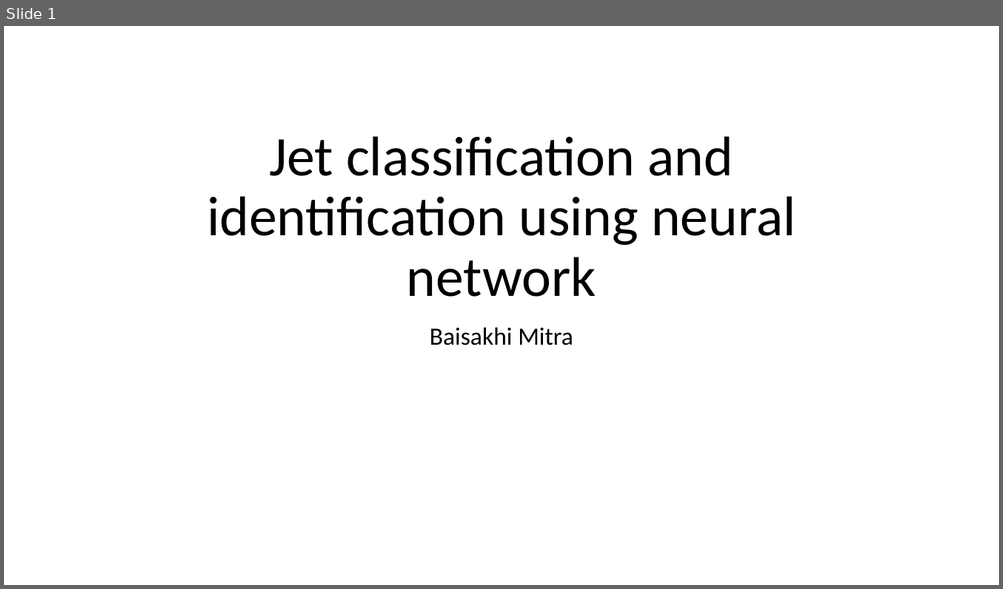
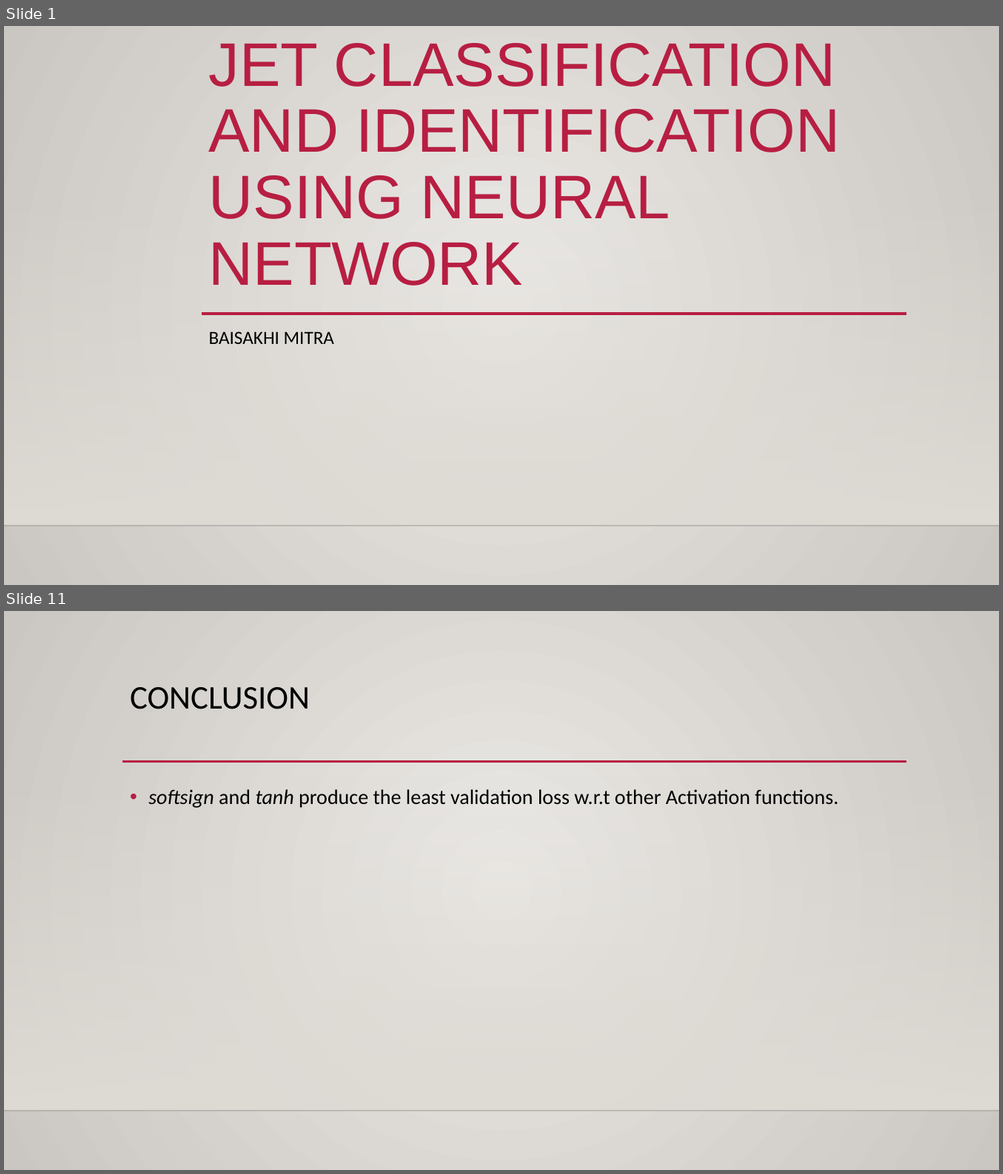
Before and after one commit to bmitraSLAC/NN-in-Jet-classification, a slide deck: Jet_Classifcation.pptx. Shown one above the other, each under a label of ours: slide 1 before the commit, slides 1 and 11 after it; the slides between them are not shown. The pictures are 1003x589 and 1003x1174 pixels, drawn with LibreOffice and Linux fonts; fonts in the diff are those of the drawing; background and template pictures are left out. Boxes give left, top, right and bottom in pixels: in the first picture for what was removed or moved away, otherwise in the second. Text is boxed around its words. In the diff, an @@ line names an element or a change of style, - is before the commit and + after.

```diff
--- a/Jet_Classifcation.pptx
+++ b/Jet_Classifcation.pptx
@@ slide 11 added at <box>4,611,999,1170</box>, background gradient #ECEAE7 to #CAC7C1; not listed: 2 template elements that a slide beside it also shows @@
@@ title added at <box>130,687,310,709</box>, 32 pt, text #000000 @@
+CONCLUSION
@@ line added from (122, 762) to (907, 762), #B71E42 2.5 pt @@
@@ text added at <box>148,789,838,808</box>, 20 pt, text #000000 @@
+• softsign and tanh produce the least validation loss w.r.t other Activation functions.
@@ slide 1 changed as well @@
@@ background #FFFFFF to gradient #ECEAE7 to #CAC7C1 @@
@@ title at <box>209,43,839,286</box>: text changed; size 54 to 59.4 pt; font Calibri to Arial; text colour #000000 to #B71E42 @@
-Jet classification and identification using neural network
+JET CLASSIFICATION AND IDENTIFICATION USING NEURAL NETWORK
@@ rectangle added at <box>4,191,999,526</box>, fill gradient #DFDBD5 @@
@@ line added from (201, 314) to (906, 314), #B71E42 2.5 pt @@
@@ subtitle at <box>209,332,334,344</box>: text changed; size 24 to 18 pt @@
-Baisakhi Mitra
+BAISAKHI MITRA
@@ line added from (4, 526) to (999, 526), #000001 1 pt @@
```
Also in this commit, not shown: 2 other slides changed, 7 other slides added, 2 slides removed.
